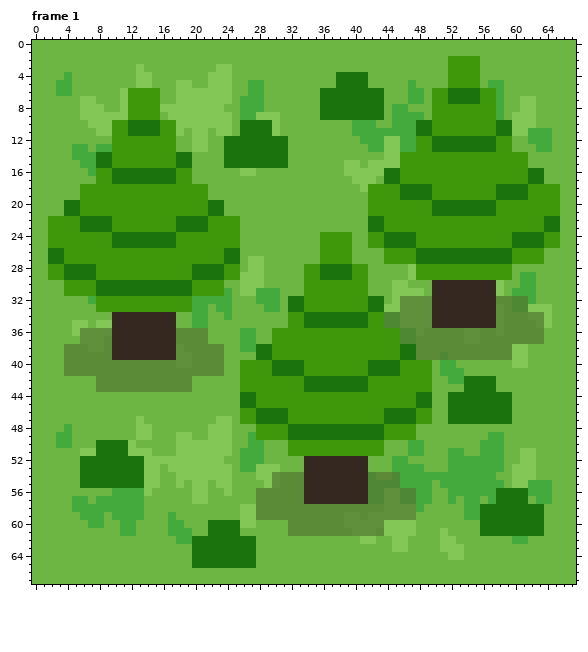
One commit to this pixel-art file: Assets/Sprites/Tiles/ForestTile.ase. The picture above was drawn from the file before the commit.
68x68 pixels, 1 frame. Shown: frame 1. The commit also changed other frames, which this record leaves out.
The result:
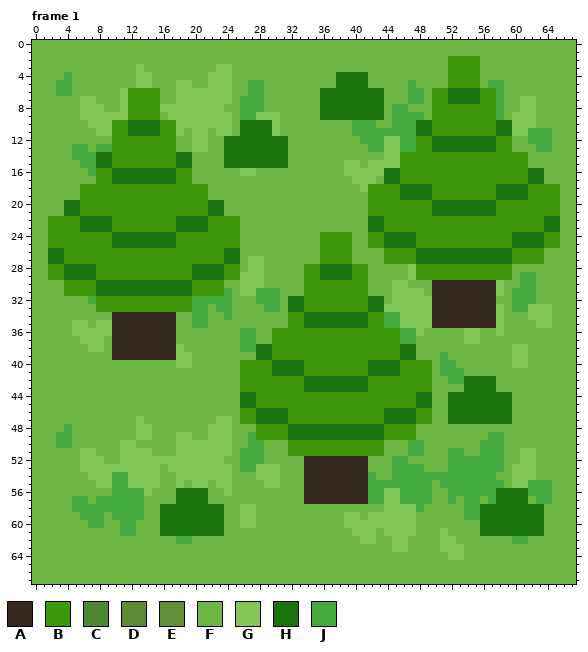
Palette (. is transparent): A #352820  B #3e980a  C #4e8835  D #5b8b37  E #61903c  F #6db643  G #83c756  H #1b730d  J #44aa3d
The edit:
Changed rows in their new state; - is an unchanged pixel.
Frame 1:
first column x 4:
32 ------------------------------------------GGGG--------FFJJ--
33 ------------------------------------------GGGG--------GFJJ--
34 ----------------------------------------JJGGGG--------GFFFGG
35 ----------------------------------------JJGGGG--------GFFFFG
36 --GGGG--------FFFF------------------------JJGFFFFFGGFFGFFFFF
37 --GGGF--------FFFF------------------------JJFFFFFFGGFFFFFFFF
38 FFFGGF--------GFFFFF------------------------FFFFFFFFFFFF----
39 FFFFFF--------GGFFFF------------------------FFFJFFFFFFFF----
40 FFFFFFFFFFFFFFGGFFFF----------------------------------------
41 FFFFFFFFFFFFFFFFFFFF----------------------------------------
42 ----FFFFFFFFFFFF--------------------------------------------
43 ----FFFFFFFFFFFF--------------------------------------------
first column x 6:
50 --FFFG------------------------------------
51 --FFFG------------------------------------
52 GGGFFGGG----------------------------------
53 GGGGGGGG----------------------------------
54 FGGGJJGG----------------GFFF--------JFFJ--
55 FFGGJJGG----------------GFFF--------JJJJ--
56 ------------HHHH------FFFFFF--------JJGGJJ
57 ------------HHHH------FFFFFF--------JJGGJJ
58 ----------HHHHHHHH----FFFFFFFFFFFFFFFFGGGG
59 ----------HHHHHHHH----FFFFFFFFFFFGGFGGGGGG
60 ----------HHHHHH--FF------FFFFFFFGGGGG----
61 ----------HHHHHH--FF------FFFFFFFFGGGF----
62 --------------FFFFFFFF--------------------
63 --------------FFFFFFFF--------------------
64 --------------FFFFFFFF--------------------
65 --------------FFFFFFFF--------------------
